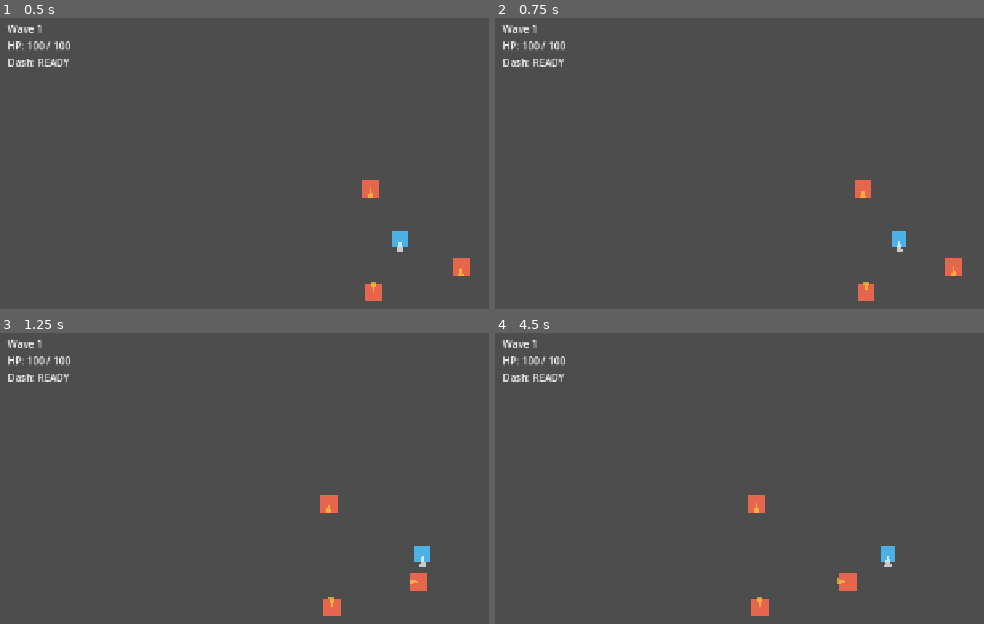
Above: before the commit, frames 1-4 (two rows, left to right).
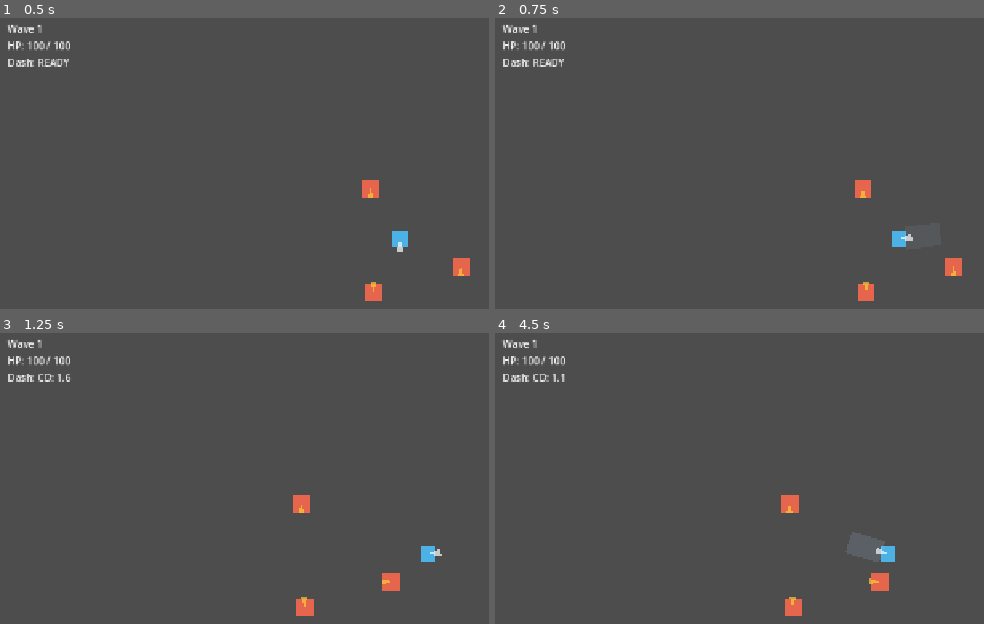
Above: after the commit, the same moments.

Repository: tomchang25/dash-and-slash
Game: Godot game, scene res://game/scenes/stages/dash_and_slash_arena.tscn
Two runs of this game, one before a commit and one after it. Both use one fixed random seed, a clock stepped at 60 frames per second and the inputs below.
Inputs (mouse positions are in pixels of both pictures, inside the frame that each line leads up to):
- Up to frame 1 (0.5 s): no input
- Up to frame 2 (0.75 s): tap Enter at 0.5 s; move the mouse to (outside the picture) at 0.52 s; press the mouse at (outside the picture) at 0.53 s; hold D (move_right) from 0.53 s (still down)
- Up to frame 3 (1.25 s): keep holding D (move_right); tap Space (dash, bound only after the commit) at 0.8 s
- Up to frame 4 (4.5 s): release D (move_right) at 1.25 s; release the mouse at (outside the picture) at 1.25 s; drag from (734, 577) to (920, 554) at 1.27 s; move the mouse to (974, 455) at 2.02 s; hold D (move_right) 2.03-2.75 s; hold Right mouse button (dash, bound only before the commit) 2.03-2.75 s; click (974, 455) at 2.3 s; drag from (outside the picture) to (915, 554) at 2.77 s; move the mouse to (outside the picture) at 3.52 s; hold A (move_left) 3.53-4.25 s; hold Space (dash, bound only after the commit) 3.53-4.25 s; click (outside the picture) at 3.67 s; right-click (outside the picture) at 3.8 s; drag from (656, 487) to (871, 554) at 4.27 s

Frame 1 is identical in both runs. In frame 2, less than 0.1% of the frame differs, in the area x 82-86%, y 74-81%; in frame 3, 1.6%; in frame 4, 2.0%, in the area x 7-82%, y 14-98%.

Commit message:
feat: add simple attack and fix dash direction

Diff:
--- a/game/entities/player/player.gd
+++ b/game/entities/player/player.gd
@@ -13,9 +13,18 @@
 const ATTACK_DURATION := 0.25
 const NORMAL_ATTACK_DAMAGE := 10.0
 const DASH_ATTACK_DAMAGE := 15.0
+const ATTACK_RANGE := 38.0
+const ATTACK_CAPSULE_RADIUS := 16.0
+const ATTACK_CAPSULE_HEIGHT := 52.0
 
+# -- Exports --------------------------------------------------------------------
+@export var attack_sfx: AudioStream
+
+# -- Node references ----------------------------------------------------------
 @onready var _attack_hitbox: Hitbox = $AttackHitbox
 @onready var _dash_hitbox: Hitbox = $DashHitbox
+@onready var _attack_vfx: Polygon2D = $AttackVfx
+@onready var _facing_arrow: Polygon2D = $FacingArrow
 
 var _move_dir := Vector2.ZERO
 var _last_move_dir := Vector2.DOWN
@@ -42,6 +51,18 @@
 
 func get_last_move_dir() -> Vector2:
     return _last_move_dir
+
+
+func get_aim_direction() -> Vector2:
+    var dir := get_global_mouse_position() - global_position
+    if dir.length_squared() <= 0.001:
+        return _last_move_dir
+    return dir.normalized()
+
+
+func update_aim_visual() -> void:
+    var aim_dir := get_aim_direction()
+    _facing_arrow.rotation = aim_dir.angle() - PI / 2.0
 
 
 func consume_attack_request() -> bool:
@@ -80,6 +101,44 @@
 func disable_dash_hitbox() -> void:
     _dash_hitbox.set_enabled(false)
 
+
+func begin_normal_attack(aim_dir: Vector2) -> void:
+    _position_attack_shape(aim_dir)
+    _attack_hitbox.set_enabled(true)
+    if attack_sfx != null:
+        AudioManager.play_sfx_2d(attack_sfx, global_position)
+    _play_attack_vfx(aim_dir)
+
+
+func end_normal_attack() -> void:
+    _attack_hitbox.set_enabled(false)
+    _reset_attack_vfx()
+
+# == Combat helpers =============================================================
+
+
+func _position_attack_shape(aim_dir: Vector2) -> void:
+    _attack_hitbox.position = aim_dir * ATTACK_RANGE
+    _attack_hitbox.rotation = aim_dir.angle() + PI / 2.0
+
+
+func _play_attack_vfx(aim_dir: Vector2) -> void:
+    _attack_vfx.position = aim_dir * ATTACK_RANGE
+    _attack_vfx.rotation = aim_dir.angle() + PI / 2.0
+    _attack_vfx.visible = true
+    _attack_vfx.modulate = Color(1.0, 1.0, 1.0, 0.85)
+    _attack_vfx.scale = Vector2(0.75, 0.75)
+
+    var tween := create_tween()
+    tween.tween_property(_attack_vfx, "scale", Vector2.ONE, 0.06)
+    tween.parallel().tween_property(_attack_vfx, "modulate:a", 0.0, ATTACK_DURATION)
+
+
+func _reset_attack_vfx() -> void:
+    _attack_vfx.visible = false
+    _attack_vfx.modulate = Color(1.0, 1.0, 1.0, 0.85)
+    _attack_vfx.scale = Vector2.ONE
+
 # -- Lifecycle --
 
 
@@ -101,6 +160,7 @@
     if _grid != null:
         _grid.set_player_cell(global_position)
 
+    update_aim_visual()
     move_and_slide()
 
 
@@ -110,4 +170,4 @@
     elif event.is_action_pressed("dash"):
         _dash_requested = true
         var mv_dir := Input.get_vector("move_left", "move_right", "move_up", "move_down")
-        _dash_requested_dir = _last_move_dir if mv_dir == Vector2.ZERO else mv_dir
+        _dash_requested_dir = get_aim_direction() if mv_dir == Vector2.ZERO else mv_dir
--- a/game/entities/player/player.tscn
+++ b/game/entities/player/player.tscn
@@ -16,8 +16,9 @@
 [sub_resource type="CircleShape2D" id="hurt_shape"]
 radius = 16.0
 
-[sub_resource type="RectangleShape2D" id="attack_shape"]
-size = Vector2(48, 40)
+[sub_resource type="CapsuleShape2D" id="attack_shape"]
+radius = 16.0
+height = 52.0
 
 [sub_resource type="RectangleShape2D" id="dash_shape"]
 size = Vector2(64, 36)
@@ -68,6 +69,11 @@
 [node name="CollisionShape2D" type="CollisionShape2D" parent="DashHitbox" unique_id=1187639664]
 shape = SubResource("dash_shape")
 
+[node name="AttackVfx" type="Polygon2D" parent="." unique_id=1423578965]
+visible = false
+color = Color(0.7, 0.85, 1, 0.5)
+polygon = PackedVector2Array(-18, -28, 18, -28, 18, 28, -18, 28)
+
 [node name="StateMachine" type="Node" parent="." unique_id=2063022238 node_paths=PackedStringArray("initial_state")]
 script = ExtResource("6_sm")
 initial_state = NodePath("Idle")
--- a/game/entities/player/states/player_attack_state.gd
+++ b/game/entities/player/states/player_attack_state.gd
@@ -1,6 +1,7 @@
 # player_attack_state.gd
-# Normal attack state — enables the attack hitbox, allows slight drift movement,
-# and transitions back to IDLE after ATTACK_DURATION.
+# Normal attack state — positions the capsule attack hitbox toward the mouse aim
+# direction, plays attack SFX and VFX, allows slight drift movement, and
+# transitions back to IDLE after ATTACK_DURATION.
 extends PlayerState
 
 var _timer: Timer
@@ -11,11 +12,14 @@
 
 
 func _enter() -> void:
-    player.enable_attack_hitbox()
+    var aim_dir := player.get_aim_direction()
+    player.begin_normal_attack(aim_dir)
     _timer = Timer.new()
     _timer.one_shot = true
     _timer.timeout.connect(_on_timer_timeout)
-    add_child(_timer)
+
+    add_child(_timer) # node-src: timer
+
     _timer.start(player.ATTACK_DURATION)
 
 
@@ -25,7 +29,7 @@
 
 
 func _exit() -> void:
-    player.disable_attack_hitbox()
+    player.end_normal_attack()
     if _timer != null and is_instance_valid(_timer):
         _timer.queue_free()
         _timer = null
--- a/project.godot
+++ b/project.godot
@@ -53,7 +53,7 @@
 
 dash={
 "deadzone": 0.5,
-"events": [Object(InputEventMouseButton,"resource_local_to_scene":false,"resource_name":"","device":0,"window_id":0,"alt_pressed":false,"shift_pressed":false,"ctrl_pressed":false,"meta_pressed":false,"button_mask":0,"position":Vector2(0, 0),"global_position":Vector2(0, 0),"factor":1.0,"button_index":2,"canceled":false,"pressed":false,"double_click":false,"script":null)
+"events": [Object(InputEventKey,"resource_local_to_scene":false,"resource_name":"","device":0,"window_id":0,"alt_pressed":false,"shift_pressed":false,"ctrl_pressed":false,"meta_pressed":false,"pressed":false,"keycode":32,"physical_keycode":0,"key_label":0,"unicode":32,"location":0,"echo":false,"script":null)
 ]
 }
 sprint={
Not shown, changed: TODO.md
Not shown, added: dev/docs/plans/player_mouse_aim_attack_basics.sketch.md
